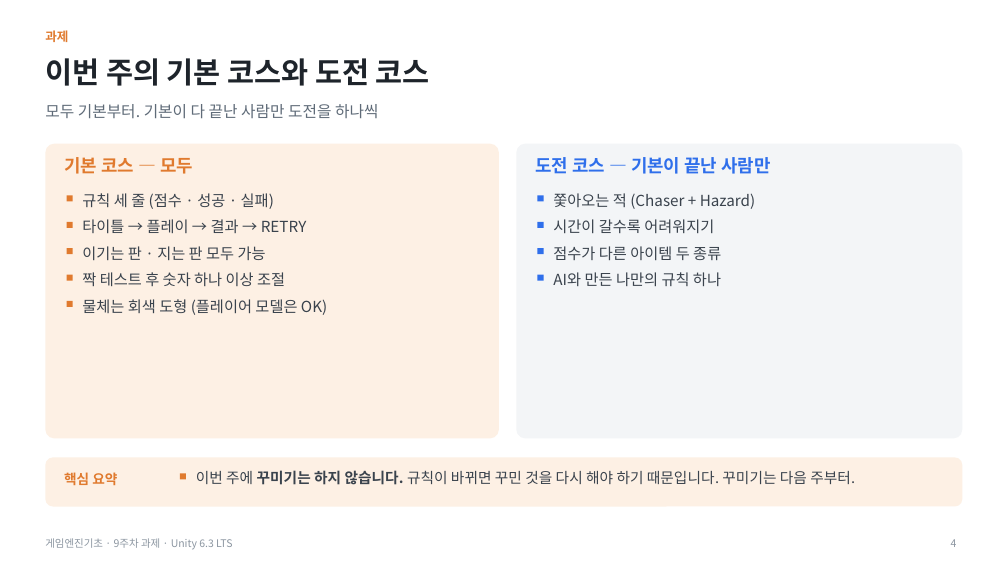
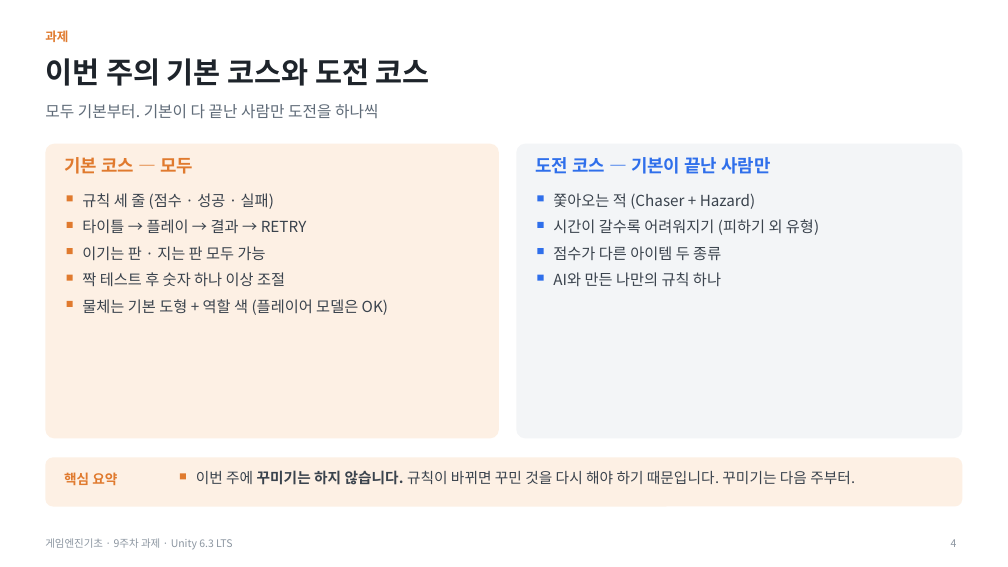
Before and after one commit to iplay-garden/game-engine-basics, a slide deck: slide 4 of 9주차/한국어/게임엔진기초_9주차_오프라인_과제안내.pptx. Drawn at 1008x567 pixels with LibreOffice and Linux fonts; fonts in the diff are those of the drawing. Boxes give left, top, right and bottom in pixels: in the first picture for what was removed or moved away, otherwise in the second. Text is boxed around its words. In the diff, an @@ line names an element or a change of style, - is before the commit and + after.

```diff
--- a/9주차/한국어/게임엔진기초_9주차_오프라인_과제안내.pptx
+++ b/9주차/한국어/게임엔진기초_9주차_오프라인_과제안내.pptx
@@ text at <box>553,219,819,235</box>: text changed @@
-시간이 갈수록 어려워지기
+시간이 갈수록 어려워지기 (피하기 외 유형)
@@ text at <box>82,299,388,315</box>: text changed @@
-물체는 회색 도형 (플레이어 모델은 OK)
+물체는 기본 도형 + 역할 색 (플레이어 모델은 OK)
```
Also in this commit, not shown: 1 other slide changed, 1 other file.
